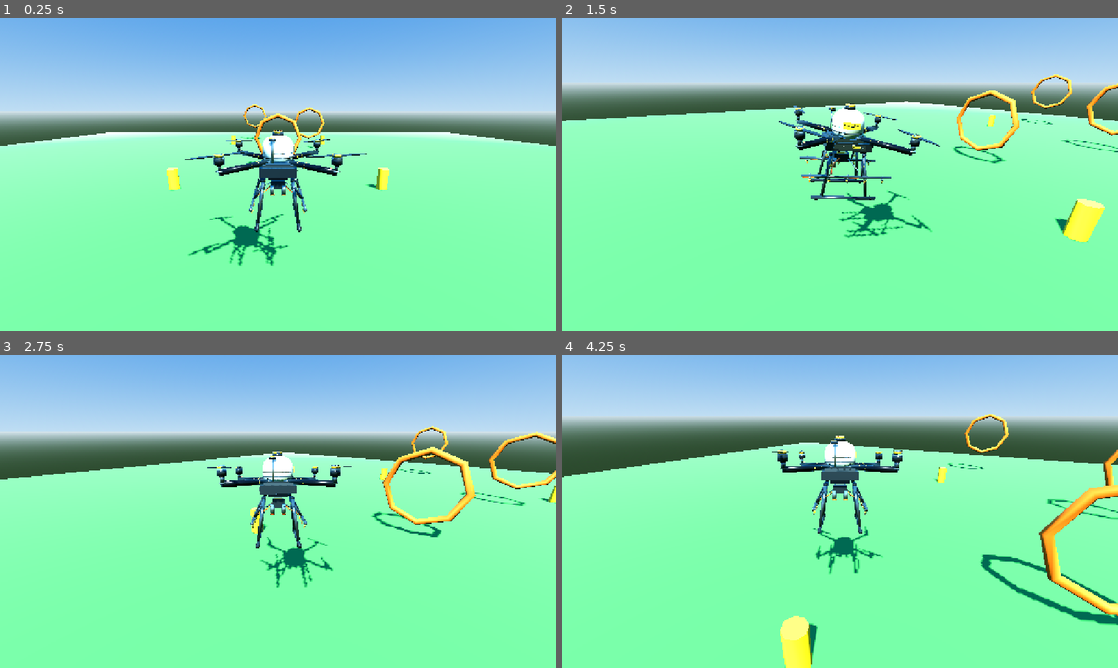
Above: before the commit, frames 1-4 (two rows, left to right).
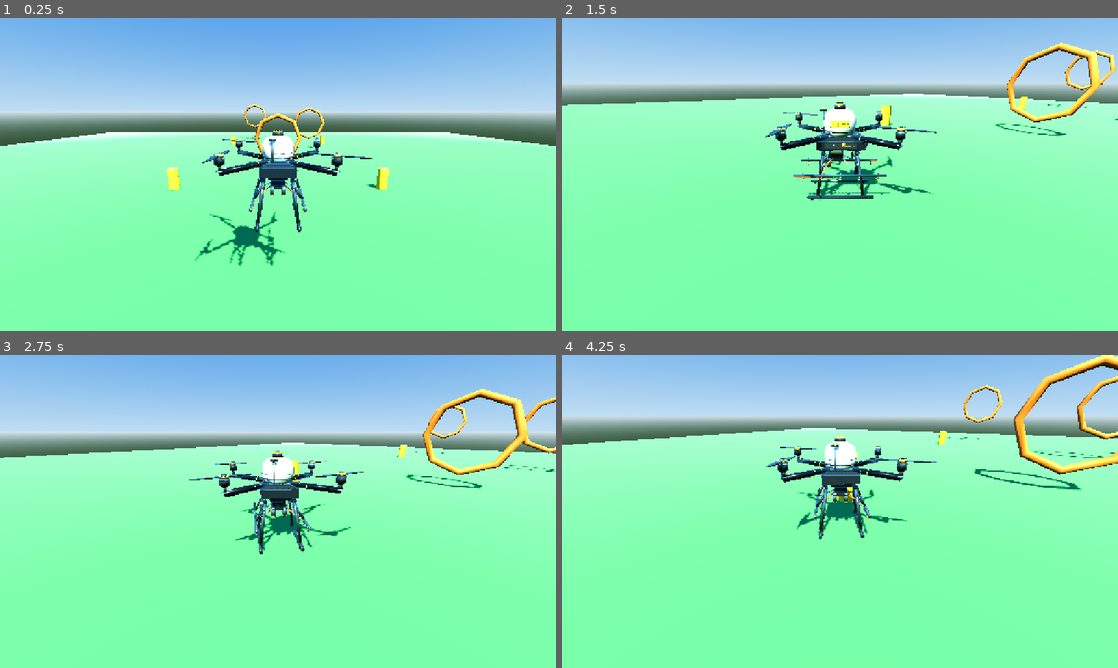
Above: after the commit, the same moments.

Repository: DionatanPO/projeto-game-3d
Game: Godot game, scene res://scenes/world/environment/teste_drone.tscn
The game is run twice, just before and just after one commit, with the same random seed, the same clock (stepped at 60 frames per second) and the same inputs. This scene is started directly instead of the project's main scene.
Inputs (mouse positions are in pixels of both pictures, inside the frame that each line leads up to):
- Up to frame 1 (0.25 s): no input
- Up to frame 2 (1.5 s): tap Enter at 0.5 s; move the mouse to (962, 158) at 0.52 s; hold Right 0.53-1.28 s; tap L (ligar_motor, bound only after the commit) at 0.6 s; click (962, 158) at 0.67 s; tap Space (pular) at 0.77 s; move the mouse to (812, 174) at 1.27 s; hold W (mover_frente) from 1.28 s (still down); tap Shift (correr) at 1.35 s
- Up to frame 3 (2.75 s): keep holding W (mover_frente); tap Space (pular) at 1.52 s; tap L (ligar_motor, bound only after the commit) at 1.55, 2.3 s; move the mouse to (289, 505) at 2.02 s; hold Tab (diario) from 2.03 s (still down)
- Up to frame 4 (4.25 s): keep holding W (mover_frente); move the mouse to (834, 517) at 2.77 s; release Tab (diario) at 2.78 s; tap E (interagir) at 2.85 s; click (834, 517) at 2.92 s; tap Space (pular) at 3.02, 3.77 s; tap L (ligar_motor, bound only after the commit) at 3.05, 3.8 s; move the mouse to (878, 514) at 3.52 s; tap D (mover_dir) at 3.6 s; tap C (descer) at 4.15 s

The runs differ from the first frame. In frame 1, 0.5% of the frame differs, in the area x 33-67%, y 38-78%; in frame 2, 11%; in frame 3, 11%; in frame 4, 16%, in the area x 0-100%, y 0-100%.

Commit message:
Drone: liga/desliga, som do motor e pulverizacao
- Liga/desliga o motor (L / RB): desligado pousa sozinho e cala o som
- Som procedural do motor acompanha o acelerador (sobe, desce e liga/desliga)
- Incluiacao de voo corrigida p/ frente +X do modelo
- Pulverizador: nevoa de inseticida na barra (E / gatilho RT)
- Analógico direito move a camera no modo drone

Diff:
--- a/scenes/world/drone_jogador.tscn
+++ b/scenes/world/drone_jogador.tscn
@@ -1,17 +1,41 @@
-[gd_scene load_steps=5 format=3]
+[gd_scene load_steps=8 format=3]
 
 [ext_resource type="Script" path="res://scripts/player/drone_jogador.gd" id="1_d"]
 [ext_resource type="PackedScene" path="res://assets/models/drone_agricola.glb" id="2_d"]
 [ext_resource type="PackedScene" path="res://assets/models/elice_drone.glb" id="3_d"]
 
 [sub_resource type="BoxShape3D" id="Box_d1"]
-size = Vector3(3.2, 1.0, 3.2)
+size = Vector3(2.8, 3.5, 2.8)
+
+[sub_resource type="ParticleProcessMaterial" id="PM_spray"]
+direction = Vector3(0, -1, 0)
+spread = 18.0
+initial_velocity_min = 1.5
+initial_velocity_max = 3.0
+gravity = Vector3(0, -1.2, 0)
+damping_min = 0.5
+damping_max = 1.5
+scale_min = 0.6
+scale_max = 1.4
+color = Color(0.85, 0.95, 0.8, 0.45)
+emission_shape = 3
+emission_box_extents = Vector3(1.4, 0.05, 0.95)
+
+[sub_resource type="StandardMaterial3D" id="Mat_spray"]
+transparency = 1
+shading_mode = 0
+albedo_color = Color(0.88, 0.96, 0.82, 0.4)
+
+[sub_resource type="SphereMesh" id="Mesh_spray"]
+material = SubResource("Mat_spray")
+radius = 0.07
+height = 0.14
 
 [node name="DroneJogador" type="CharacterBody3D" unique_id=881234501]
 script = ExtResource("1_d")
 
 [node name="Colisao" type="CollisionShape3D" parent="." unique_id=881234502]
-transform = Transform3D(1, 0, 0, 0, 1, 0, 0, 0, 1, 0, 1.8, 0)
+transform = Transform3D(1, 0, 0, 0, 1, 0, 0, 0, 1, 0, 1.75, 0)
 shape = SubResource("Box_d1")
 
 [node name="Modelo" type="Node3D" parent="." unique_id=881234503]
@@ -32,6 +56,16 @@
 
 [node name="CameraRig" type="Node3D" parent="." unique_id=881234509]
 
+[node name="Pulverizador" type="GPUParticles3D" parent="Modelo" unique_id=881234511]
+transform = Transform3D(1, 0, 0, 0, 1, 0, 0, 0, 1, 0, 0.95, 0)
+emitting = false
+amount = 48
+lifetime = 1.4
+local_coords = false
+visibility_aabb = AABB(-5, -5, -5, 10, 10, 10)
+process_material = SubResource("PM_spray")
+draw_pass_1 = SubResource("Mesh_spray")
+
 [node name="Camera3D" type="Camera3D" parent="CameraRig" unique_id=881234510]
 current = true
 fov = 70.0
--- a/scenes/world/environment/teste_drone.tscn
+++ b/scenes/world/environment/teste_drone.tscn
@@ -1,4 +1,4 @@
-[gd_scene load_steps=12 format=3]
+[gd_scene format=3 uid="uid://v6adqq752sug"]
 
 [ext_resource type="PackedScene" path="res://scenes/world/drone_jogador.tscn" id="1_t"]
 
@@ -20,16 +20,17 @@
 fog_enabled = true
 fog_mode = 1
 fog_light_color = Color(0.75, 0.86, 0.94, 1)
+fog_density = 1.0
+fog_sky_affect = 0.0
 fog_depth_begin = 60.0
 fog_depth_end = 220.0
-fog_sky_affect = 0.0
-
-[sub_resource type="PlaneMesh" id="Plane_t1"]
-size = Vector2(120, 120)
 
 [sub_resource type="StandardMaterial3D" id="MatChao_t1"]
 albedo_color = Color(0.35, 0.6, 0.3, 1)
 roughness = 0.95
+
+[sub_resource type="PlaneMesh" id="Plane_t1"]
+size = Vector2(120, 120)
 
 [sub_resource type="WorldBoundaryShape3D" id="ShapeChao_t1"]
 
@@ -55,57 +56,45 @@
 [node name="Solo" type="StaticBody3D" parent="." unique_id=882345104]
 
 [node name="Chao" type="MeshInstance3D" parent="Solo" unique_id=882345105]
+material_override = SubResource("MatChao_t1")
 mesh = SubResource("Plane_t1")
-material_override = SubResource("MatChao_t1")
 
 [node name="Colisao" type="CollisionShape3D" parent="Solo" unique_id=882345106]
 shape = SubResource("ShapeChao_t1")
 
 [node name="Portao1" type="CSGTorus3D" parent="." unique_id=882345107]
 transform = Transform3D(1, 0, 0, 0, 0, 1, 0, -1, 0, 0, 4, -8)
-material = SubResource("MatPortao_t1")
 inner_radius = 2.5
 outer_radius = 3.0
+material = SubResource("MatPortao_t1")
 
 [node name="Portao2" type="CSGTorus3D" parent="." unique_id=882345108]
 transform = Transform3D(1, 0, 0, 0, 0, 1, 0, -1, 0, 6, 5, -24)
-material = SubResource("MatPortao_t1")
 inner_radius = 2.5
 outer_radius = 3.0
+material = SubResource("MatPortao_t1")
 
 [node name="Portao3" type="CSGTorus3D" parent="." unique_id=882345109]
 transform = Transform3D(1, 0, 0, 0, 0, 1, 0, -1, 0, -6, 6, -40)
-material = SubResource("MatPortao_t1")
 inner_radius = 2.5
 outer_radius = 3.0
+material = SubResource("MatPortao_t1")
 
 [node name="Cone1" type="CSGCylinder3D" parent="." unique_id=882345110]
 transform = Transform3D(1, 0, 0, 0, 1, 0, 0, 0, 1, 10, 1, 0)
 material = SubResource("MatCone_t1")
-top_radius = 0.05
-bottom_radius = 0.5
-height = 2.0
 
 [node name="Cone2" type="CSGCylinder3D" parent="." unique_id=882345111]
 transform = Transform3D(1, 0, 0, 0, 1, 0, 0, 0, 1, -10, 1, 0)
 material = SubResource("MatCone_t1")
-top_radius = 0.05
-bottom_radius = 0.5
-height = 2.0
 
 [node name="Cone3" type="CSGCylinder3D" parent="." unique_id=882345112]
 transform = Transform3D(1, 0, 0, 0, 1, 0, 0, 0, 1, 10, 1, -30)
 material = SubResource("MatCone_t1")
-top_radius = 0.05
-bottom_radius = 0.5
-height = 2.0
 
 [node name="Cone4" type="CSGCylinder3D" parent="." unique_id=882345113]
 transform = Transform3D(1, 0, 0, 0, 1, 0, 0, 0, 1, -10, 1, -30)
 material = SubResource("MatCone_t1")
-top_radius = 0.05
-bottom_radius = 0.5
-height = 2.0
 
 [node name="DroneJogador" parent="." unique_id=882345114 instance=ExtResource("1_t")]
 transform = Transform3D(1, 0, 0, 0, 1, 0, 0, 0, 1, 0, 3, 12)
--- a/scripts/autoload/input_setup.gd
+++ b/scripts/autoload/input_setup.gd
@@ -9,6 +9,8 @@
 	"mover_dir": [KEY_D, KEY_RIGHT],
 	"pular": [KEY_SPACE],
 	"descer": [KEY_C, KEY_CTRL],
+	"ligar_motor": [KEY_L],
+	"pulverizar": [KEY_E],
 	"correr": [KEY_SHIFT],
 	"interagir": [KEY_E],
 	"diario": [KEY_TAB],
@@ -18,6 +20,7 @@
 const BOTOES_PAD: Dictionary = {
 	"pular": [JOY_BUTTON_A],
 	"descer": [JOY_BUTTON_B],
+	"ligar_motor": [JOY_BUTTON_RIGHT_SHOULDER],
 	"correr": [JOY_BUTTON_LEFT_SHOULDER],
 	"interagir": [JOY_BUTTON_X],
 	"diario": [JOY_BUTTON_Y],
@@ -29,6 +32,7 @@
 	"mover_dir": [JOY_AXIS_LEFT_X, 1.0],
 	"mover_frente": [JOY_AXIS_LEFT_Y, -1.0],
 	"mover_tras": [JOY_AXIS_LEFT_Y, 1.0],
+	"pulverizar": [JOY_AXIS_TRIGGER_RIGHT, 1.0],
 }
 
 
--- a/scripts/player/drone_jogador.gd
+++ b/scripts/player/drone_jogador.gd
@@ -9,20 +9,27 @@
 @export var velocidade_turbo := 16.0
 @export var velocidade_vertical := 6.0
 @export var aceleracao := 6.0
-@export var altura_min := 0.8
+@export var altura_min := 0.0
 @export var altura_max := 45.0
 @export var helice_base := 20.0
 @export var helice_cheia := 55.0
 @export var sensibilidade_mouse := 0.003
 @export var sensibilidade_stick := 2.8
+@export var ligado := true
+
+var gravidade: float = ProjectSettings.get_setting("physics/3d/default_gravity", 9.8)
+var _spool := 1.0
 
 @onready var rig: Node3D = $CameraRig
 @onready var cam: Camera3D = $CameraRig/Camera3D
 @onready var modelo: Node3D = $Modelo
+@onready var spray: GPUParticles3D = $Modelo/Pulverizador
 
 var _helices: Array[Node3D] = []
 var _dirs := [1.0, -1.0, -1.0, 1.0]
 var _giro := 0.0
+var _acelerador := 0.35
+var _som: AudioStreamPlayer3D
 var _angulo_vertical := -0.275
 
 const POSICOES := [
@@ -41,8 +48,15 @@
 	cam.rotation = Vector3(_angulo_vertical, 0.0, 0.0)
 	var pos: Variant = SaveSystem.dados.get("posicao_drone", [0.0, 3.0, 12.0])
 	if pos is Array and (pos as Array).size() == 3:
-		position = Vector3(float(pos[0]), float(pos[1]), float(pos[2]))
+		position = Vector3(float(pos[0]), clampf(float(pos[1]), 1.0, 15.0), float(pos[2]))
 	modelo.rotation.y = PI * 0.5
+	_som = AudioStreamPlayer3D.new()
+	_som.name = "SomMotor"
+	_som.stream = _gerar_zumbido()
+	_som.volume_db = -12.0
+	_som.max_distance = 80.0
+	add_child(_som)
+	_som.play()
 
 
 func _unhandled_input(evento: InputEvent) -> void:
@@ -54,6 +68,11 @@
 
 
 func _physics_process(delta: float) -> void:
+	if Input.is_action_just_pressed("ligar_motor"):
+		ligado = not ligado
+	if not ligado:
+		_descer_desligado(delta)
+		return
 	var entrada := Vector2(
 		Input.get_axis("mover_esq", "mover_dir"),
 		Input.get_axis("mover_frente", "mover_tras")
@@ -80,14 +99,39 @@
 	SaveSystem.dados["posicao_drone"] = [position.x, position.y, position.z]
 
 
+## Motor desligado: sem comando, gravidade puxa ate pousar e o modelo nivela.
+func _descer_desligado(delta: float) -> void:
+	velocity.x = lerpf(velocity.x, 0.0, 1.0 - exp(-3.0 * delta))
+	velocity.z = lerpf(velocity.z, 0.0, 1.0 - exp(-3.0 * delta))
+	velocity.y -= gravidade * delta
+	move_and_slide()
+	if is_on_floor() and velocity.y < 0.0:
+		velocity.y = 0.0
+	position.y = clampf(position.y, 0.0, altura_max)
+	modelo.rotation.x = lerpf(modelo.rotation.x, 0.0, 1.0 - exp(-4.0 * delta))
+	modelo.rotation.z = lerpf(modelo.rotation.z, 0.0, 1.0 - exp(-4.0 * delta))
+
+
 func _process(delta: float) -> void:
 	if Input.is_action_just_pressed("ui_cancel") and Input.mouse_mode == Input.MOUSE_MODE_CAPTURED:
 		Input.mouse_mode = Input.MOUSE_MODE_VISIBLE
 	_olhar_stick(delta)
-	var acelerador := clampf(0.35 + 0.65 * clampf(Vector2(velocity.x, velocity.z).length() / velocidade_turbo + absf(velocity.y) / velocidade_vertical, 0.0, 1.0), 0.0, 1.0)
-	_giro = lerpf(helice_base, helice_cheia, acelerador)
+	spray.emitting = ligado and Input.is_action_pressed("pulverizar")
+	var acelerador := clampf(0.35 + 0.65 * clampf(Vector2(velocity.x, velocity.z).length() / velocidade_turbo + velocity.y / velocidade_vertical, -1.0, 1.0), 0.0, 1.0)
+	_acelerador = acelerador
+	# Spool do motor: sobe/desce suave ao ligar/desligar.
+	_spool = move_toward(_spool, 1.0 if ligado else 0.0, delta * 0.7)
+	if ligado and not _som.playing:
+		_som.play()
+	elif not ligado and _spool <= 0.02 and _som.playing:
+		_som.stop()
+	_giro = lerpf(_giro, _spool * lerpf(helice_base, helice_cheia, acelerador), 1.0 - exp(-3.0 * delta))
 	for i in _helices.size():
 		_helices[i].rotate_y(_dirs[i] * _giro * delta)
+	if _som != null and _som.playing:
+		var eff := _acelerador * _spool
+		_som.pitch_scale = 0.5 + 0.7 * eff
+		_som.volume_db = lerpf(-30.0, -8.0, eff)
 
 
 func _olhar(dx: float, dy: float) -> void:
@@ -101,3 +145,47 @@
 	if joy.length() < 0.2:
 		return
 	_olhar(-joy.x * sensibilidade_stick * delta, -joy.y * sensibilidade_stick * delta * 0.75)
+
+
+## Sintetiza 1 s de zumbido de motor (loop perfeito: todas as
+## frequencias sao inteiras em Hz) e devolve como WAV em 16 bits.
+func _gerar_zumbido() -> AudioStreamWAV:
+	var taxa := 22050
+	var n := taxa
+	var dados := PackedByteArray()
+	dados.resize(n * 2)
+	# Passa-altas duplo (12 dB/oitava) em ~280 Hz: corta o grave do motor.
+	var rc := 1.0 / (TAU * 280.0)
+	var dt := 1.0 / float(taxa)
+	var a := rc / (rc + dt)
+	var y1_ant := 0.0
+	var x_ant := 0.0
+	var y2_ant := 0.0
+	var y1_ant2 := 0.0
+	for i in n:
+		var t := float(i) / float(taxa)
+		# Fundamental 78 -> 104 Hz; presenca aguda em 2-4 kHz.
+		var base := 0.20 * _serra(104.0, t) + 0.28 * _serra(208.0, t) + 0.24 * _serra(312.0, t) + 0.14 * _serra(2080.0, t) + 0.10 * _serra(3120.0, t) + 0.06 * _serra(4160.0, t)
+		var pas := 0.70 + 0.30 * sin(TAU * 29.0 * t)
+		var ar := 0.025 * (sin(TAU * 1567.0 * t) + 0.6 * sin(TAU * 2093.0 * t))
+		var x := clampf(base * pas * 0.8 + ar, -1.0, 1.0)
+		var y1 := a * (y1_ant + x - x_ant)
+		var y2 := a * (y2_ant + y1 - y1_ant2)
+		y1_ant = y1
+		x_ant = x
+		y2_ant = y2
+		y1_ant2 = y1
+		dados.encode_s16(i * 2, int(clampf(y2 * 1.5, -1.0, 1.0) * 32760.0))
+	var wav := AudioStreamWAV.new()
+	wav.format = AudioStreamWAV.FORMAT_16_BITS
+	wav.mix_rate = taxa
+	wav.stereo = false
+	wav.data = dados
+	wav.loop_mode = AudioStreamWAV.LOOP_FORWARD
+	wav.loop_begin = 0
+	wav.loop_end = n
+	return wav
+
+
+func _serra(freq: float, t: float) -> float:
+	return fmod(freq * t, 1.0) * 2.0 - 1.0
